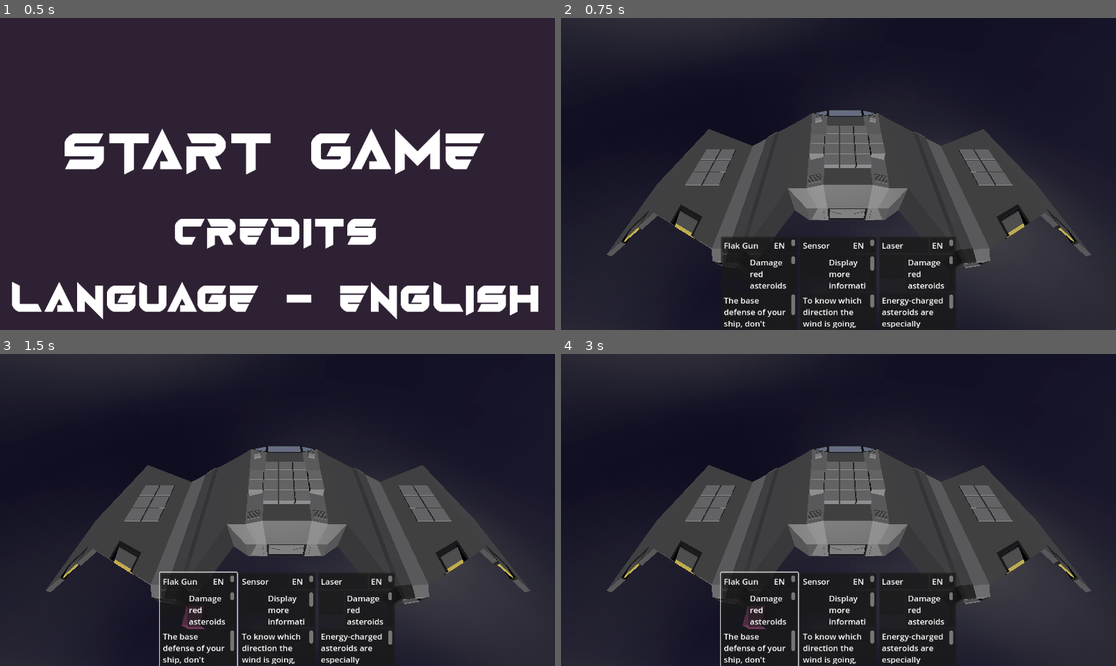
Above: before the commit, frames 1-4 (two rows, left to right).
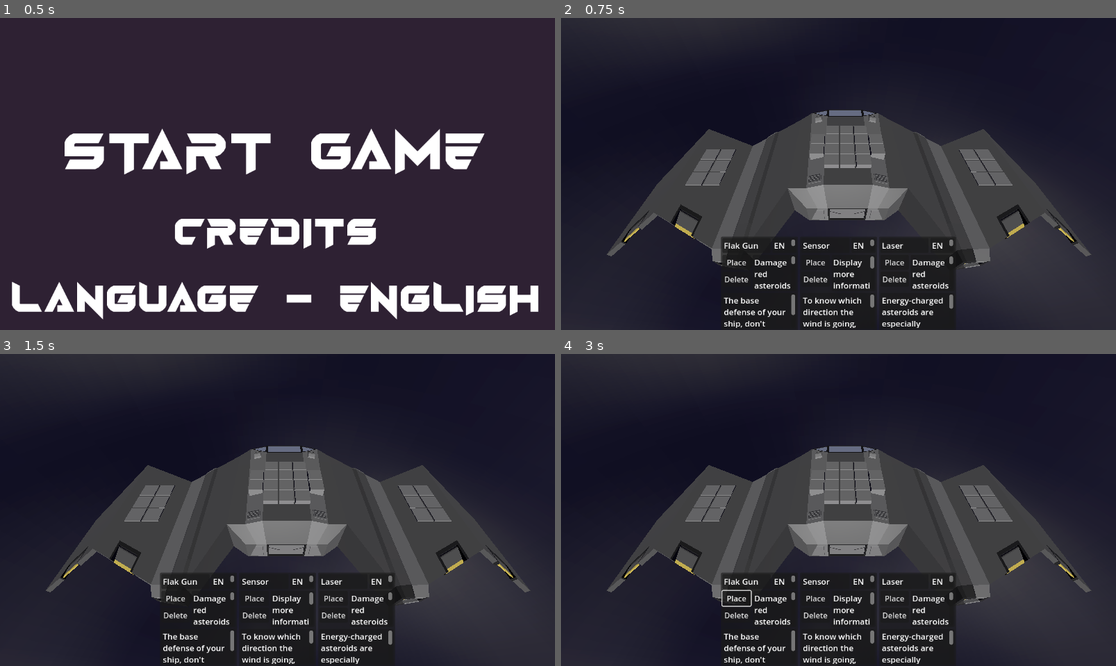
Above: after the commit, the same moments.

Repository: Xwilarg/LudumDare54
Game: Godot game, scene res://Scenes/TitleScreen.tscn
Two runs of this game, one before a commit and one after it. Both use one fixed random seed, a clock stepped at 60 frames per second and the inputs below. Video files are missing from this copy of the repository; at most half a second of black plays in their place.
Inputs (mouse positions are in pixels of both pictures, inside the frame that each line leads up to):
- Up to frame 1 (0.5 s): no input
- Up to frame 2 (0.75 s): tap Enter at 0.5 s; move the mouse to (960, 158) at 0.52 s; click (960, 158) at 0.67 s
- Up to frame 3 (1.5 s): click (199, 619) at 1.27 s
- Up to frame 4 (3 s): click (738, 597) at 2 s, where only the run after the commit has a clickable "Place"; click (760, 619) at 2.77 s

Frame 1 is identical in both runs. In frame 2, 0.9% of the frame differs, in the area x 29-71%, y 76-87%; in frame 3, 1.2%; in frame 4, 1.3%, in the area x 28-71%, y 69-100%.
Error in both runs: Invalid call. Nonexistent function 'has' in base 'Nil'. (res://Scripts/GameManager.gd:39)

Commit message:
Change how buttons are interacted with

Diff:
--- a/Cards/MainDeck.json
+++ b/Cards/MainDeck.json
@@ -6,7 +6,7 @@
 		"effects": {
 			"UPG": 1
 		},
-		"energyCost": 50,
+		"energyCost": 40,
 		"level": 1
 	},
 	{
@@ -16,7 +16,7 @@
 		"effects": {
 			"SPD": 5
 		},
-		"energyCost": 10,
+		"energyCost": 5,
 		"level": 2
 	},
 	{
@@ -68,7 +68,7 @@
 			"ATK_GRN": 10,
 			"ATK_BLU": 5
 		},
-		"energyCost": 10,
+		"energyCost": 5,
 		"level": 1
 	},
 	{
@@ -80,7 +80,7 @@
 			"ATK_GRN": 25,
 			"ATK_BLU": 10
 		},
-		"energyCost": 15,
+		"energyCost": 10,
 		"level": 2
 	},
 	{
@@ -92,7 +92,7 @@
 			"ATK_GRN": 50,
 			"ATK_BLU": 15
 		},
-		"energyCost": 20,
+		"energyCost": 15,
 		"level": 3
 	},
 	{
@@ -104,7 +104,7 @@
 			"ATK_GRN": 5,
 			"ATK_BLU": 40
 		},
-		"energyCost": 15,
+		"energyCost": 10,
 		"level": 1
 	},
 	{
@@ -116,7 +116,7 @@
 			"ATK_GRN": 5,
 			"ATK_BLU": 100
 		},
-		"energyCost": 25,
+		"energyCost": 20,
 		"level": 3
 	},
 	{
@@ -128,7 +128,7 @@
 			"ATK_GRN": 10,
 			"ATK_BLU": 5
 		},
-		"energyCost": 15,
+		"energyCost": 10,
 		"level": 1
 	},
 	{
@@ -140,7 +140,7 @@
 			"ATK_GRN": 10,
 			"ATK_BLU": 10
 		},
-		"energyCost": 25,
+		"energyCost": 20,
 		"level": 2
 	},
 	{
@@ -150,7 +150,7 @@
 		"effects": {
 			"SHD": 20
 		},
-		"energyCost": 10,
+		"energyCost": 5,
 		"level": 3
 	}
 ]
--- a/Scenes/CardGraphic.tscn
+++ b/Scenes/CardGraphic.tscn
@@ -97,12 +97,16 @@
 layout_mode = 2
 size_flags_vertical = 3
 
-[node name="IconPanel" type="Panel" parent="CardBG/MarginContainer/VBoxContainer/HBoxContainer"]
+[node name="VBoxContainer" type="VBoxContainer" parent="CardBG/MarginContainer/VBoxContainer/HBoxContainer"]
+layout_mode = 2
+
+[node name="IconPanel" type="Panel" parent="CardBG/MarginContainer/VBoxContainer/HBoxContainer/VBoxContainer"]
+visible = false
 custom_minimum_size = Vector2(50, 50)
 layout_mode = 2
 size_flags_vertical = 0
 
-[node name="TextureRect" type="TextureRect" parent="CardBG/MarginContainer/VBoxContainer/HBoxContainer/IconPanel"]
+[node name="TextureRect" type="TextureRect" parent="CardBG/MarginContainer/VBoxContainer/HBoxContainer/VBoxContainer/IconPanel"]
 custom_minimum_size = Vector2(45, 45)
 layout_mode = 1
 anchors_preset = 15
@@ -110,6 +114,14 @@
 anchor_bottom = 1.0
 grow_horizontal = 2
 grow_vertical = 2
+
+[node name="Button2" type="Button" parent="CardBG/MarginContainer/VBoxContainer/HBoxContainer/VBoxContainer"]
+layout_mode = 2
+text = "PLACE"
+
+[node name="Button" type="Button" parent="CardBG/MarginContainer/VBoxContainer/HBoxContainer/VBoxContainer"]
+layout_mode = 2
+text = "DELETE"
 
 [node name="StatsPanel" type="Panel" parent="CardBG/MarginContainer/VBoxContainer/HBoxContainer"]
 custom_minimum_size = Vector2(75, 75)
@@ -156,9 +168,13 @@
 text = "Description"
 
 [node name="Button" type="Button" parent="CardBG"]
+visible = false
 layout_mode = 2
 theme_override_styles/normal = SubResource("StyleBoxEmpty_7c0ki")
 theme_override_styles/hover = SubResource("StyleBoxEmpty_lk0h4")
 theme_override_styles/pressed = SubResource("StyleBoxEmpty_kvqoh")
 
+[connection signal="gui_input" from="CardBG" to="." method="_on_pressed"]
+[connection signal="pressed" from="CardBG/MarginContainer/VBoxContainer/HBoxContainer/VBoxContainer/Button2" to="." method="_on_pressed"]
+[connection signal="pressed" from="CardBG/MarginContainer/VBoxContainer/HBoxContainer/VBoxContainer/Button" to="." method="_on_delete_pressed"]
 [connection signal="pressed" from="CardBG/Button" to="." method="_on_pressed"]
--- a/Scripts/CardGraphic.gd
+++ b/Scripts/CardGraphic.gd
@@ -25,3 +25,7 @@
 		effects_text += effect_text + "\n"
 
 	$CardBG/MarginContainer/VBoxContainer/HBoxContainer/StatsPanel/MarginContainer/RichTextLabel.text = effects_text
+
+
+func _on_delete_pressed():
+	GameManager.update_button(self);
--- a/Scripts/GameManager.gd
+++ b/Scripts/GameManager.gd
@@ -121,7 +121,6 @@
 		var result = space_state.intersect_ray(query)
 
 		if len(result) > 0: # If we clicked on a slot...
-			# print(result)
 			var s: Slot = result.collider.get_node("..")
 			if s.grid.can_place(s, _selected_card):
 				var item = _selected_card.model.instantiate()
--- a/Translations/text.csv
+++ b/Translations/text.csv
@@ -76,3 +76,6 @@
 MISSING_ENERGY;Not enought energy;Pas assez d'énergie
 
 COST;EN Cost;Coût
+
+DELETE;Delete;Suppr.
+PLACE;Place;Placer
--- a/project.godot
+++ b/project.godot
@@ -22,6 +22,10 @@
 Ghttp="*res://Scenes/GHTTP.tscn"
 GridManager="*res://Scripts/GridManager.gd"
 
+[display]
+
+window/name="SPACE: Spaceship Pilot - Asteroid Collision Escape"
+
 [importer_defaults]
 
 csv_translation={
